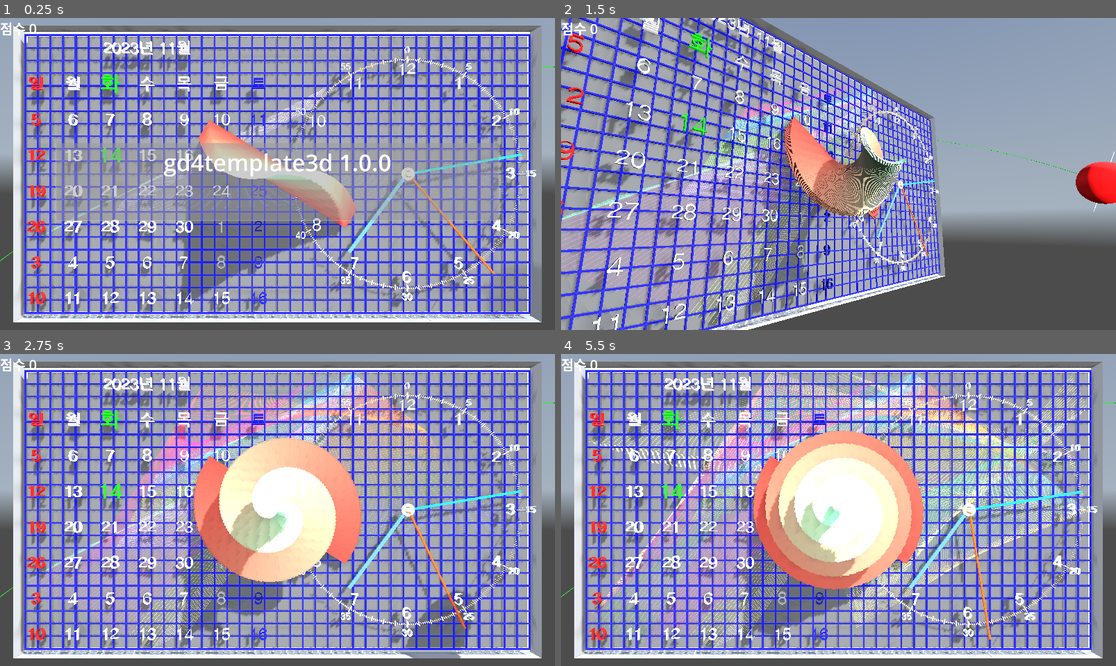
Above: before the commit, frames 1-4 (two rows, left to right).
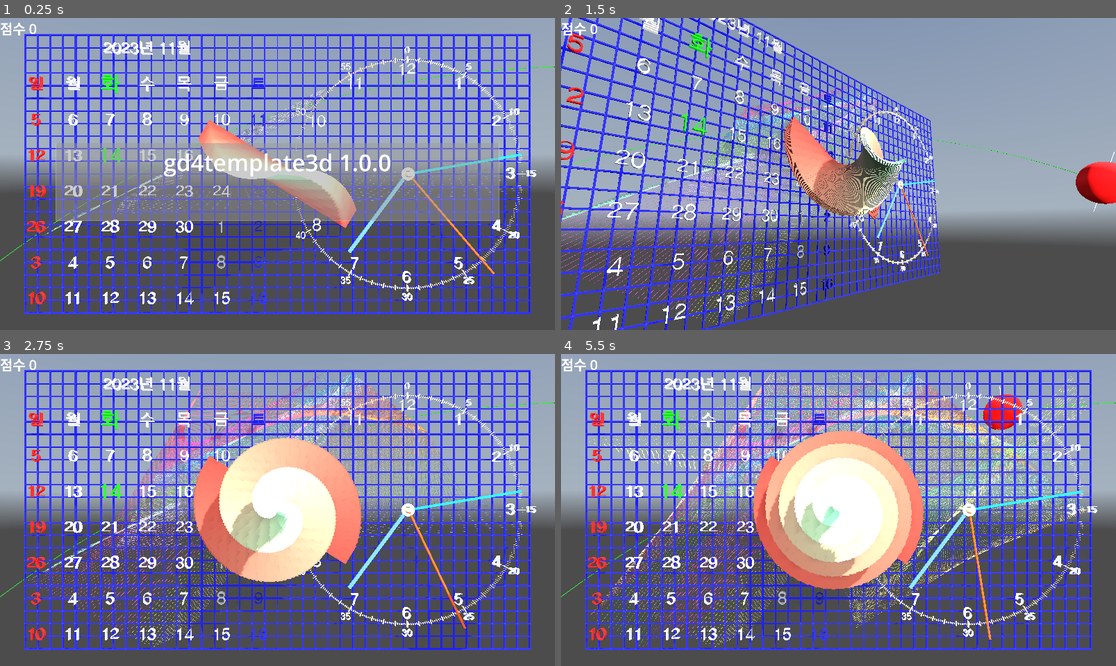
Above: after the commit, the same moments.

Repository: kasworld/gd4template3d
Game: Godot game, scene res://main.tscn
Two runs of this game, one before a commit and one after it. Both use one fixed random seed, a clock stepped at 60 frames per second and the inputs below. A sky picture missing from this copy of the repository is replaced by a grey-blue gradient.
Inputs (mouse positions are in pixels of both pictures, inside the frame that each line leads up to):
- Up to frame 1 (0.25 s): no input
- Up to frame 2 (1.5 s): tap Enter at 0.5, 0.6, 1.35 s; move the mouse to (960, 158) at 0.52 s; click (960, 158) at 0.67 s; move the mouse to (727, 189) at 1.27 s; click (727, 189) at 1.42 s
- Up to frame 3 (2.75 s): move the mouse to (333, 441) at 2.02 s; tap Enter at 2.1 s; click (333, 441) at 2.17 s
- Up to frame 4 (5.5 s): move the mouse to (810, 572) at 2.77 s; tap Enter every 0.75 s from 2.85 to 5.1 s; click (810, 572) at 2.92 s; move the mouse to (1005, 556) at 3.52 s; click (1005, 556) at 3.67 s; move the mouse to (672, 463) at 4.27 s; click (672, 463) at 4.42 s; move the mouse to (866, 510) at 5.02 s; click (866, 510) at 5.17 s

The runs differ from the first frame. In frame 1, 41% of the frame differs, in the area x 2-98%, y 2-98%; in frame 2, 27%; in frame 3, 43%; in frame 4, 43%.

Commit message:
TRANSPARENCY_ALPHA

Diff:
--- a/main.gd
+++ b/main.gd
@@ -42,17 +42,16 @@
 	sv.size = size_pixel
 	sv.render_target_update_mode = SubViewport.UPDATE_ALWAYS
 	sv.render_target_clear_mode = SubViewport.CLEAR_MODE_ALWAYS
-	#sv.transparent_bg = true
+	sv.transparent_bg = true
 	sv.add_child(l2d)
 	add_child(sv)
 	var sp = MeshInstance3D.new()
 	sp.mesh = mesh
 	sp.position = WorldSize/2 - Vector3(0,0,0.7)
 	sp.material_override = StandardMaterial3D.new()
-	#sp.material_override.transparency = StandardMaterial3D.TRANSPARENCY_ALPHA
+	sp.material_override.transparency = StandardMaterial3D.TRANSPARENCY_ALPHA
 	sp.material_override.albedo_texture = sv.get_texture()
 	add_child(sp)
-
 
 func orbit_test() -> void:
 	var diagonal_length = WorldSize.length()/2
--- a/main.tscn
+++ b/main.tscn
@@ -62,6 +62,7 @@
 theme = SubResource("Theme_h2yge")
 
 [node name="WallBox" type="MeshInstance3D" parent="."]
+visible = false
 mesh = SubResource("BoxMesh_ig7tw")
 
 [node name="TimedMessage" parent="." instance=ExtResource("5_lquwl")]
